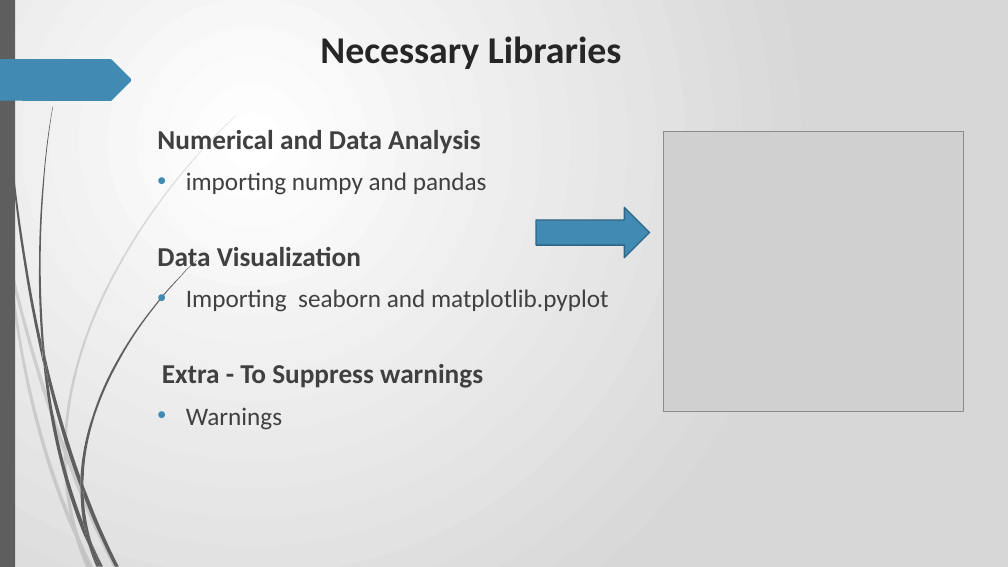
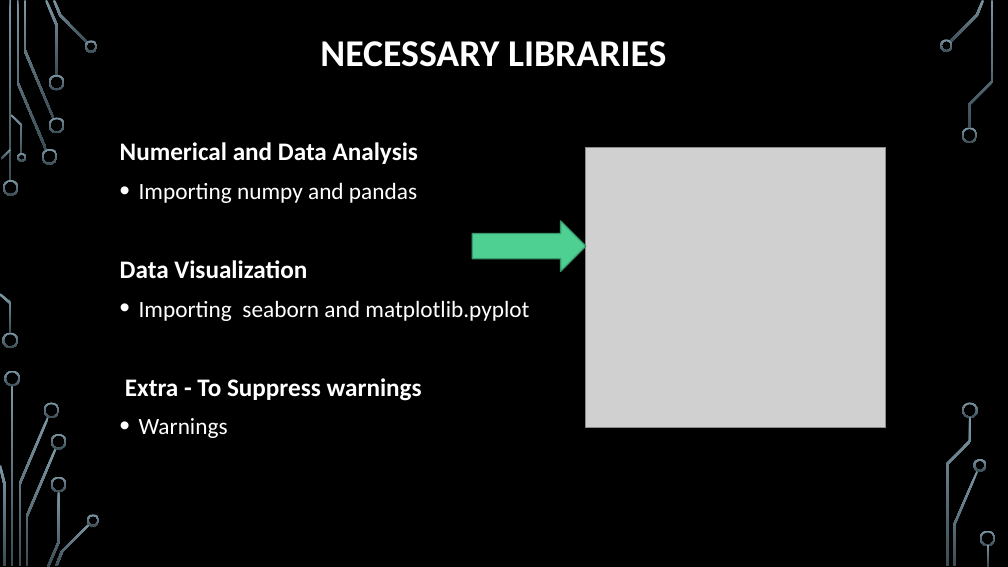
Before and after one commit to RavishankarDuMCA10/LendingClubCaseStudy, a slide deck: slide 5 of Case_Study.pptx. Drawn at 1008x567 pixels with LibreOffice and Linux fonts; fonts in the diff are those of the drawing; grey boxes stand for pictures; background and template pictures are left out. Boxes give left, top, right and bottom in pixels: in the first picture for what was removed or moved away, otherwise in the second. Text is boxed around its words. In the diff, an @@ line names an element or a change of style, - is before the commit and + after.

```diff
--- a/Case_Study.pptx
+++ b/Case_Study.pptx
@@ background gradient #FFFFFF to #D7D7D7 to picture (left out) @@
@@ rectangle removed at (0,0,15,567) @@
@@ title "NECESSARY LIBRARIES" at (320,41,666,67): vertical alignment top to middle @@
@@ freeform shape removed at (0,59,132,101) @@
@@ title at (320,41,666,67): text changed; text colour #262626 to #FFFFFF @@
-Necessary Libraries
+NECESSARY LIBRARIES
@@ text "Numerical and Data Analysis": place and size @@
-text "Numerical and Data Analysis" at (157,130,608,430)
+text "Numerical and Data Analysis" at (120,142,529,438)
@@ text at (120,142,529,438): size 26 to 24.1 pt in "Numerical and Data Analysis", "Data Visualization", "Extra - To Suppress warnings"; text colour #404040 to #FFFFFF in "Numerical and Data Analysis", "Data Visualization", "Importing seaborn and matplotlib.pyplot", "Extra - To Suppress warnings" and 1 more places; size 24 to 22.2 pt in "Importing seaborn and matplotlib.pyplot", "Warnings"; indent changed @@
@@ picture: place and size @@
-picture at (663,132,963,411)
+picture at (586,147,886,427)
@@ text at (139,182,417,203): text changed; size 24 to 22.2 pt; text colour #404040 to #FFFFFF @@
-• importing numpy and pandas
+• Importing numpy and pandas
@@ right arrow: place and size @@
-right arrow at (536,207,650,258)
+right arrow at (473,221,586,271)
@@ right arrow at (473,221,586,271): fill #418AB3 to #4FD093; outline #306684 1.25 pt to #3A9A6D 1.25 pt @@
@@ fill #5E5E5E to gradient #7C96A3 to #3B4C54 in 5 elements at (55,523,90,566), (51,476,67,492), (87,514,100,526), (18,417,48,566), (0,293,11,333) @@
@@ freeform shape: place and size @@
-freeform shape at (42,340,48,382)
+freeform shape at (0,293,11,333)
@@ freeform shape: place and size @@
-freeform shape at (43,361,88,546)
+freeform shape at (18,417,48,566)
@@ freeform shape: place and size @@
-freeform shape at (67,451,117,567)
+freeform shape at (26,448,57,566)
@@ fill #5E5E5E at 20% opacity to gradient #7C96A3 to #3B4C54 in 3 elements at (26,448,57,566), (47,492,60,567), (51,434,67,450) @@
@@ freeform shape: place and size @@
-freeform shape at (64,443,67,461)
+freeform shape at (51,434,67,450)
@@ freeform shape: place and size @@
-freeform shape at (80,477,83,496)
+freeform shape at (51,476,67,492)
@@ freeform shape: place and size @@
-freeform shape at (64,453,79,538)
+freeform shape at (47,492,60,567)
@@ group removed at (2,0,197,567): 7 freeform shapes @@
@@ freeform shape: place and size @@
-freeform shape at (83,523,101,566)
+freeform shape at (55,523,90,566)
@@ group removed at (0,116,236,567): 7 freeform shapes @@
@@ freeform shape: place and size @@
-freeform shape at (92,544,104,567)
+freeform shape at (87,514,100,526)
@@ group added at (0,0,996,566): 25 freeform shapes, 3 rectangles @@
```
Also in this commit, not shown: 15 other slides changed, 4 slides added, 27 slides removed.
